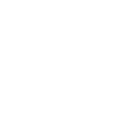
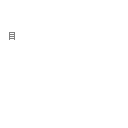
Layer changes from the first 128x128 image to the second:
painted on "tileset.png" over [9, 32, 15, 40]
